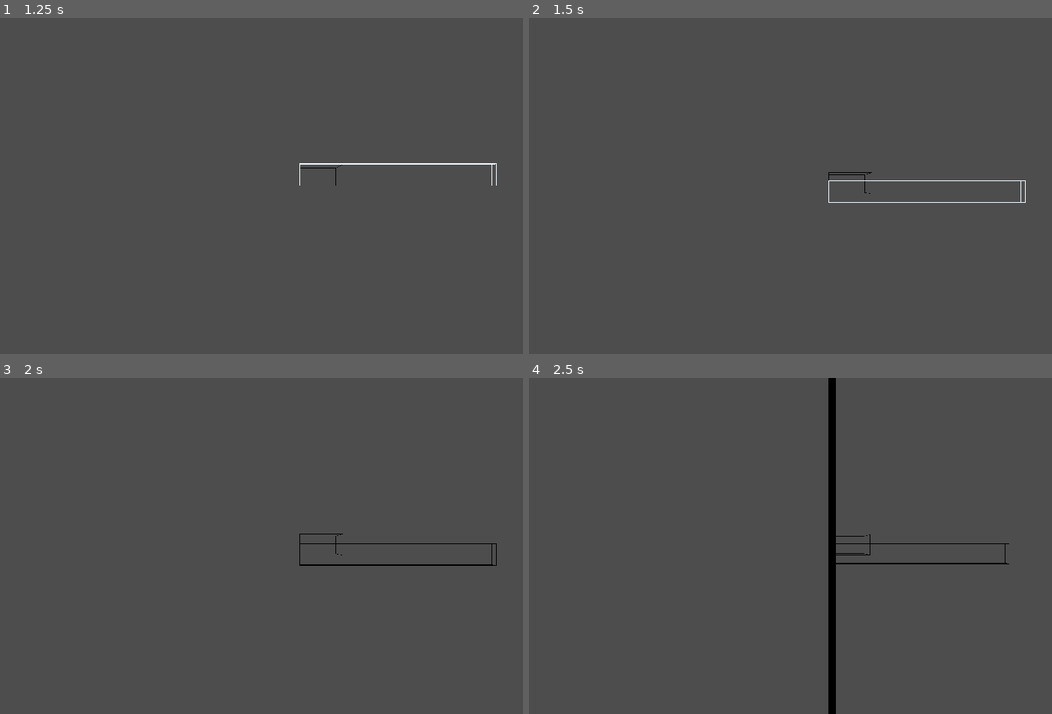
Above: before the commit, frames 1-4 (two rows, left to right).
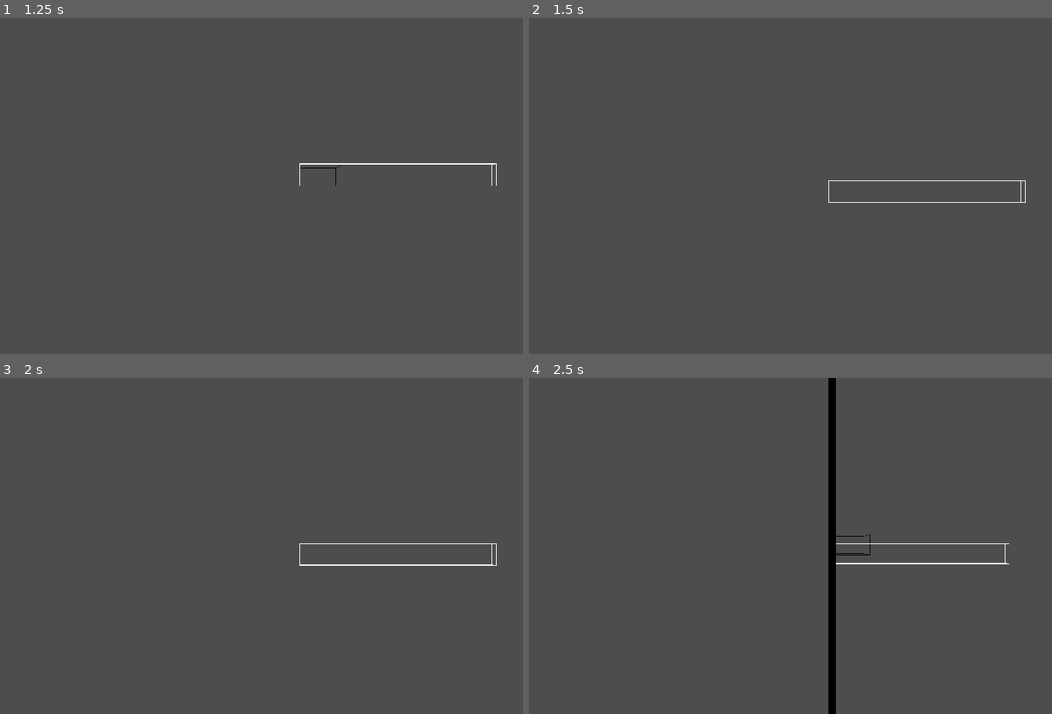
Above: after the commit, the same moments.

Repository: shibechef/sandbird
Game: Godot game, scene res://scenes/program.tscn
Same seed, same stepped clock (60 frames per second), same inputs: the game is played once before the commit and once after it. The project has no main scene, so this scene is started directly.
Inputs (mouse positions are in pixels of both pictures, inside the frame that each line leads up to):
- Up to frame 1 (1.25 s): tap Enter at 0.5 s; move the mouse to (434, 169) at 0.52 s; hold Tab (switch_edit_mode) from 0.53 s (still down); click (434, 169) at 0.6 s
- Up to frame 2 (1.5 s): tap Space (cam_up) at 1.25 s; move the mouse to (706, 202) at 1.27 s; release Tab (switch_edit_mode) at 1.28 s; tap Tab (switch_edit_mode) at 1.35 s
- Up to frame 3 (2 s): click (177, 562) at 1.55 s
- Up to frame 4 (2.5 s): tap Enter at 2 s; move the mouse to (889, 472) at 2.02 s; hold Tab (switch_edit_mode) from 2.03 s (still down); tap S (cam_back) at 2.1 s

Frame 1 is identical in both runs. In frame 2, less than 0.1% of the frame differs, in the area x 57-66%, y 45-53%; in frame 3, 0.3%, in the area x 57-95%, y 46-56%; in frame 4, 0.2%.

Commit message:
edit mode real

Diff:
--- a/input/input_manager.gd
+++ b/input/input_manager.gd
@@ -1,26 +1,42 @@
 extends Node
 class_name InputManager
 
-@export var editing_mode: EditMode = EditMode.object
+@export var interaction_mode: InteractionMode = InteractionMode.object
 @export var focus_mode: ActionFocusMode = ActionFocusMode.none
 
 var selection_system: ObjectSelectionSystem
+var paint_system: PaintSystem
 
 func _ready():
 	selection_system = get_node("%ObjectSelectionSystem")
+	paint_system = get_node("%PaintSystem")
 
 func _process(delta):
-	if Input.is_action_pressed("switch_edit_mode"):
-		if editing_mode == EditMode.voxel:
-			switch_edit_mode(EditMode.object)
-		else:
+	handle_interaction()
+
+	if Input.is_action_just_pressed("switch_edit_mode"):
+		if interaction_mode == InteractionMode.voxel:
+			enter_object_mode()
+		elif interaction_mode == InteractionMode.object:
 			if selection_system.currently_selected_objects.size() != 0:
-				switch_edit_mode(EditMode.voxel)
+				enter_edit_mode()
 			## TODO: Add a pop-up if nothing is selected
 
+func handle_interaction() -> void:
+	if interaction_mode == InteractionMode.object:
+		if Input.is_action_just_pressed("select"):
+			selection_system.try_click()
+	elif interaction_mode == InteractionMode.voxel:
+		if Input.is_action_just_pressed("select"):
+			paint_system.try_click()
 
-func switch_edit_mode(mode: EditMode) -> void:
-	editing_mode = mode
+func enter_edit_mode() -> void:
+	interaction_mode = InteractionMode.voxel
+	selection_system.hide_unselected_borders()
+
+func enter_object_mode() -> void:
+	interaction_mode = InteractionMode.object
+	selection_system.unhide_all_borders()
 
 enum ActionFocusMode {
 	none,
@@ -29,7 +45,7 @@
 	rotating
 }
 
-enum EditMode {
+enum InteractionMode {
 	object,
 	voxel
 }
--- a/scenes/voxel_project.tscn
+++ b/scenes/voxel_project.tscn
@@ -6,6 +6,7 @@
 [ext_resource type="Script" uid="uid://cmhyx88dt02dx" path="res://voxel_input/voxel_object.gd" id="4_dvsgh"]
 [ext_resource type="Script" uid="uid://cq72t00uw47bq" path="res://voxel_input/collision_system.gd" id="4_o46e3"]
 [ext_resource type="Script" uid="uid://cw07yos5ueqli" path="res://voxel_input/paint_system.gd" id="5_5ubjp"]
+[ext_resource type="Script" uid="uid://cm1ndittglsvb" path="res://input/input_manager.gd" id="5_55qs4"]
 [ext_resource type="Script" uid="uid://db6h5eik3hk6p" path="res://voxel_input/object_selection.gd" id="6_wapjm"]
 [ext_resource type="Script" uid="uid://b1jlrdrtghd7" path="res://voxel_input/hierarchy.gd" id="7_wapjm"]
 
@@ -24,10 +25,16 @@
 unique_name_in_owner = true
 script = ExtResource("4_o46e3")
 
+[node name="InputManager" type="Node" parent="."]
+unique_name_in_owner = true
+script = ExtResource("5_55qs4")
+
 [node name="PaintSystem" type="Node" parent="."]
+unique_name_in_owner = true
 script = ExtResource("5_5ubjp")
 
-[node name="Node" type="Node" parent="."]
+[node name="ObjectSelectionSystem" type="Node" parent="."]
+unique_name_in_owner = true
 script = ExtResource("6_wapjm")
 
 [node name="Hierarchy" type="Node" parent="."]
--- a/voxel_input/object_selection.gd
+++ b/voxel_input/object_selection.gd
@@ -11,10 +11,6 @@
 	camera_system = get_parent().get_parent().get_node("%CameraSystem")
 	collision_system = get_node("%CollisionSystem")
 	hierarchy = get_node("%Hierarchy")
-
-func _process(delta):
-	if Input.is_action_just_pressed("select"):
-		try_click()
 
 func try_click() -> void:
 	if !Input.is_action_pressed("select_several") && !Input.is_action_pressed("select_one"):
@@ -46,3 +42,15 @@
 	for id in currently_selected_objects:
 		currently_selected_objects[id].toggle_selection(false)
 	currently_selected_objects.clear()
+
+func hide_unselected_borders() -> void:
+	for id in hierarchy.all_objects:
+		if currently_selected_objects.has(id):
+			continue
+		var obj: VoxelObject = hierarchy.all_objects[id]
+		obj.outline_object.hide()
+
+func unhide_all_borders() -> void:
+	for id in hierarchy.all_objects:
+		var obj: VoxelObject = hierarchy.all_objects[id]
+		obj.outline_object.show()
--- a/voxel_input/paint_system.gd
+++ b/voxel_input/paint_system.gd
@@ -1,5 +1,46 @@
 extends Node
 class_name PaintSystem
 
-func _process(delta):
-	return
+var object_selection: ObjectSelectionSystem
+var collision_system: CollisionSystem
+
+func _ready():
+	object_selection = get_node("%ObjectSelectionSystem")
+	collision_system = get_node("%CollisionSystem")
+
+func try_click() -> void:
+	var position: Vector3 = get_collision_pos()
+	print(position)
+
+func get_collision_pos() -> Vector3i:
+	var closest_collision: Vector3i
+
+	var click_data = get_parent().get_node("%WorldClick").get_mouse_world_pos()
+	var result: Array[Dictionary]
+	var objs: Dictionary[int, Array]
+	for obj in object_selection.currently_selected_objects:
+		objs[obj] = [object_selection.currently_selected_objects[obj].position, object_selection.currently_selected_objects[obj].dimensions]
+
+	result = collision_system.get_AABB_line_collisions(click_data[0], click_data[1], objs)
+
+	## Do voxel looking first
+
+
+
+	## Bound box collision if nothing is before it
+	var furthest_distance: float = -1.0
+	var furthest_point: Vector3
+
+	for dict in result:
+		if dict.has("distance_2"):
+			if dict["distance_2"] > furthest_distance:
+				furthest_distance = dict["distance_2"]
+				furthest_point = dict["col_2"]
+		else:
+			if dict["distance_1"] > furthest_distance:
+				furthest_distance = dict["distance_1"]
+				furthest_point = dict["col_1"]
+
+	closest_collision = furthest_point
+
+	return closest_collision
Not shown: 1 places in scenes/voxel_project.tscn that only renumber resources
